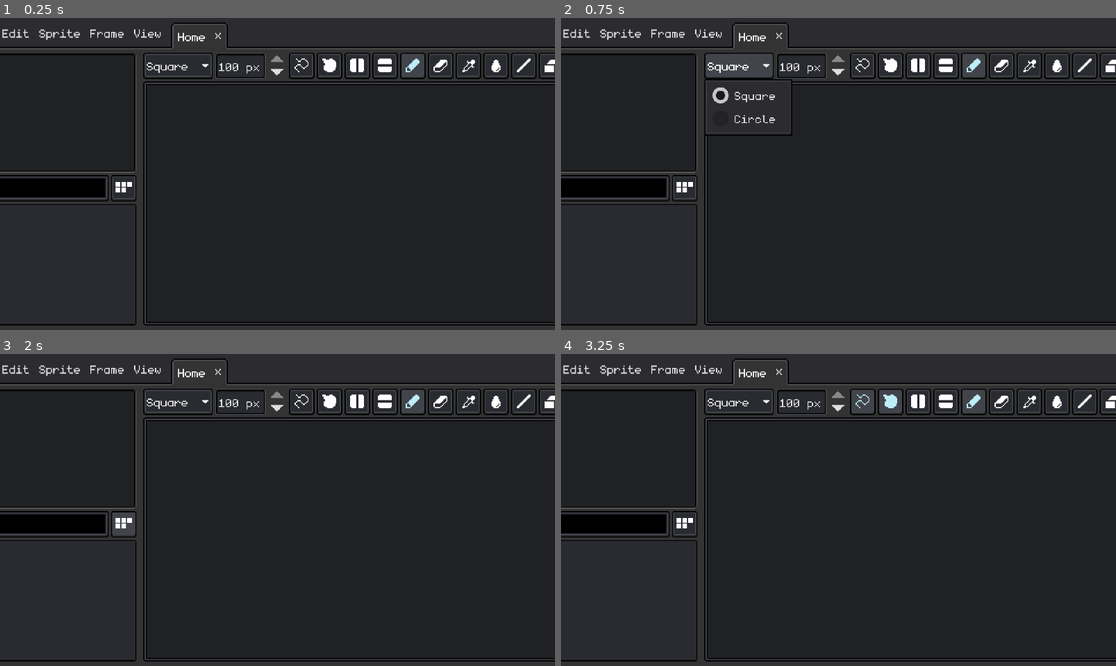
Above: before the commit, frames 1-4 (two rows, left to right).
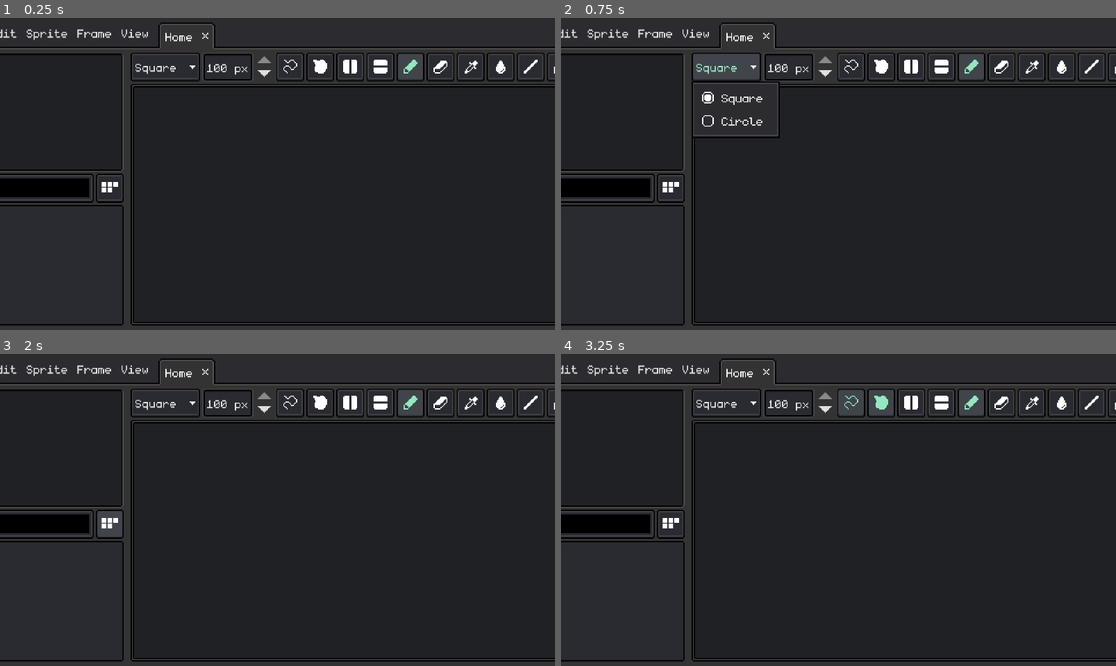
Above: after the commit, the same moments.

Repository: WirelessNine/Pixel-Sprite
Game: Godot game, scene res://scenes/main/main.tscn
Same seed, same stepped clock (60 frames per second), same inputs: the game is played once before the commit and once after it.
Inputs (mouse positions are in pixels of both pictures, inside the frame that each line leads up to; where the layout moved, square brackets give the same spot in the first picture):
- Up to frame 1 (0.25 s): no input
- Up to frame 2 (0.75 s): click "Square" at 0.5 s
- Up to frame 3 (2 s): click (111, 525) [122, 525] at 1.25 s
- Up to frame 4 (3.25 s): click (849, 403) [860, 400] at 2 s; click (882, 403) [888, 400] at 2.75 s

The runs differ from the first frame. In frame 1, 7.0% of the frame differs, in the area x 0-100%, y 1-99%; in frame 2, 7.5%; in frame 3, 7.0%; in frame 4, 7.0%.

Commit message:
Make small UI tweaks

Diff:
--- /dev/null
+++ b/classes/nodes/pixel_option_button.gd
@@ -0,0 +1,6 @@
+class_name PixelOptionButton
+extends OptionButton
+
+
+func _init() -> void:
+	get_popup().canvas_item_default_texture_filter = Viewport.DEFAULT_CANVAS_ITEM_TEXTURE_FILTER_NEAREST
--- /dev/null
+++ b/resources/visual/theme/atlases/radio_checked.tres
@@ -0,0 +1,7 @@
+[gd_resource type="AtlasTexture" format=3 uid="uid://bhxnx6x6wi5qq"]
+
+[ext_resource type="Texture2D" uid="uid://dw0302lcwkc0q" path="res://assets/spritesheets/theme.png" id="1_570ga"]
+
+[resource]
+atlas = ExtResource("1_570ga")
+region = Rect2(112, 112, 16, 16)
--- /dev/null
+++ b/resources/visual/theme/atlases/radio_unchecked.tres
@@ -0,0 +1,7 @@
+[gd_resource type="AtlasTexture" format=3 uid="uid://bx2oamqq3yqld"]
+
+[ext_resource type="Texture2D" uid="uid://dw0302lcwkc0q" path="res://assets/spritesheets/theme.png" id="1_4c3dc"]
+
+[resource]
+atlas = ExtResource("1_4c3dc")
+region = Rect2(96, 112, 16, 16)
--- /dev/null
+++ b/resources/visual/theme/styleboxes/button/default_hover.tres
@@ -0,0 +1,11 @@
+[gd_resource type="StyleBoxTexture" format=3 uid="uid://bljnkldxfbj40"]
+
+[ext_resource type="Texture2D" uid="uid://dw0302lcwkc0q" path="res://assets/spritesheets/theme.png" id="1_40cl4"]
+
+[resource]
+texture = ExtResource("1_40cl4")
+texture_margin_left = 4.0
+texture_margin_top = 4.0
+texture_margin_right = 4.0
+texture_margin_bottom = 5.0
+region_rect = Rect2(48, 0, 16, 16)
--- /dev/null
+++ b/resources/visual/theme/styleboxes/button/default_normal.tres
@@ -0,0 +1,11 @@
+[gd_resource type="StyleBoxTexture" format=3 uid="uid://b5lqiagpp7foy"]
+
+[ext_resource type="Texture2D" uid="uid://dw0302lcwkc0q" path="res://assets/spritesheets/theme.png" id="1_2h3vx"]
+
+[resource]
+texture = ExtResource("1_2h3vx")
+texture_margin_left = 4.0
+texture_margin_top = 4.0
+texture_margin_right = 4.0
+texture_margin_bottom = 5.0
+region_rect = Rect2(32, 0, 16, 16)
--- /dev/null
+++ b/resources/visual/theme/styleboxes/button/default_pressed.tres
@@ -0,0 +1,11 @@
+[gd_resource type="StyleBoxTexture" format=3 uid="uid://cdmytwboi2108"]
+
+[ext_resource type="Texture2D" uid="uid://dw0302lcwkc0q" path="res://assets/spritesheets/theme.png" id="1_bnyvv"]
+
+[resource]
+texture = ExtResource("1_bnyvv")
+texture_margin_left = 4.0
+texture_margin_top = 4.0
+texture_margin_right = 4.0
+texture_margin_bottom = 5.0
+region_rect = Rect2(48, 0, 16, 16)
--- a/resources/visual/theme/styleboxes/button/hover.tres
+++ /dev/null
@@ -1,11 +0,0 @@
-[gd_resource type="StyleBoxTexture" format=3 uid="uid://bljnkldxfbj40"]
-
-[ext_resource type="Texture2D" uid="uid://dw0302lcwkc0q" path="res://assets/spritesheets/theme.png" id="1_lmnut"]
-
-[resource]
-texture = ExtResource("1_lmnut")
-texture_margin_left = 3.0
-texture_margin_top = 3.0
-texture_margin_right = 3.0
-texture_margin_bottom = 4.0
-region_rect = Rect2(48, 0, 16, 16)
--- a/resources/visual/theme/styleboxes/button/normal.tres
+++ /dev/null
@@ -1,11 +0,0 @@
-[gd_resource type="StyleBoxTexture" format=3 uid="uid://b5lqiagpp7foy"]
-
-[ext_resource type="Texture2D" uid="uid://dw0302lcwkc0q" path="res://assets/spritesheets/theme.png" id="1_2a4tm"]
-
-[resource]
-texture = ExtResource("1_2a4tm")
-texture_margin_left = 3.0
-texture_margin_top = 3.0
-texture_margin_right = 3.0
-texture_margin_bottom = 4.0
-region_rect = Rect2(32, 0, 16, 16)
--- a/resources/visual/theme/styleboxes/button/pressed.tres
+++ /dev/null
@@ -1,11 +0,0 @@
-[gd_resource type="StyleBoxTexture" format=3 uid="uid://cdmytwboi2108"]
-
-[ext_resource type="Texture2D" uid="uid://dw0302lcwkc0q" path="res://assets/spritesheets/theme.png" id="1_3l65o"]
-
-[resource]
-texture = ExtResource("1_3l65o")
-texture_margin_left = 3.0
-texture_margin_top = 3.0
-texture_margin_right = 3.0
-texture_margin_bottom = 4.0
-region_rect = Rect2(48, 0, 16, 16)
--- a/resources/visual/theme/styleboxes/line_edit/normal.tres
+++ b/resources/visual/theme/styleboxes/line_edit/normal.tres
@@ -4,8 +4,8 @@
 
 [resource]
 texture = ExtResource("1_i4dif")
-texture_margin_left = 3.0
-texture_margin_top = 3.0
-texture_margin_right = 3.0
-texture_margin_bottom = 3.0
+texture_margin_left = 4.0
+texture_margin_top = 4.0
+texture_margin_right = 4.0
+texture_margin_bottom = 4.0
 region_rect = Rect2(96, 16, 16, 16)
--- a/resources/visual/theme/theme.tres
+++ b/resources/visual/theme/theme.tres
@@ -3,14 +3,14 @@
 [ext_resource type="StyleBox" uid="uid://dmkq0ralyjapl" path="res://resources/visual/theme/styleboxes/button/color_normal.tres" id="1_7p8p5"]
 [ext_resource type="StyleBox" uid="uid://3d2hhqk8fg5q" path="res://resources/visual/theme/styleboxes/button/focus.tres" id="1_fnphd"]
 [ext_resource type="StyleBox" uid="uid://dlyv26unl1454" path="res://resources/visual/theme/styleboxes/button/empty.tres" id="1_t74le"]
-[ext_resource type="StyleBox" uid="uid://bljnkldxfbj40" path="res://resources/visual/theme/styleboxes/button/hover.tres" id="1_ualjv"]
+[ext_resource type="StyleBox" uid="uid://bljnkldxfbj40" path="res://resources/visual/theme/styleboxes/button/default_hover.tres" id="2_5gs36"]
 [ext_resource type="StyleBox" uid="uid://bypo2e7k2i0uc" path="res://resources/visual/theme/styleboxes/panel/background.tres" id="2_7bn12"]
-[ext_resource type="StyleBox" uid="uid://b5lqiagpp7foy" path="res://resources/visual/theme/styleboxes/button/normal.tres" id="2_7p8p5"]
 [ext_resource type="StyleBox" uid="uid://dbyir067cruxq" path="res://resources/visual/theme/styleboxes/button/color_pressed.tres" id="2_t74le"]
 [ext_resource type="StyleBox" uid="uid://cf7ptgipoiidm" path="res://resources/visual/theme/styleboxes/panel/foreground.tres" id="3_7bn12"]
 [ext_resource type="StyleBox" uid="uid://dwckkqd8xqeb3" path="res://resources/visual/theme/styleboxes/button/flat_pressed.tres" id="3_8pfkj"]
-[ext_resource type="StyleBox" uid="uid://cdmytwboi2108" path="res://resources/visual/theme/styleboxes/button/pressed.tres" id="3_t74le"]
+[ext_resource type="StyleBox" uid="uid://cdmytwboi2108" path="res://resources/visual/theme/styleboxes/button/default_pressed.tres" id="3_uk5rh"]
 [ext_resource type="StyleBox" uid="uid://bmp606rbvbbn7" path="res://resources/visual/theme/styleboxes/panel/inset.tres" id="4_2fqcs"]
+[ext_resource type="StyleBox" uid="uid://b5lqiagpp7foy" path="res://resources/visual/theme/styleboxes/button/default_normal.tres" id="4_b1wjm"]
 [ext_resource type="Texture2D" uid="uid://c5egc5i6ucd6w" path="res://resources/visual/theme/atlases/grabber.tres" id="4_gfnlg"]
 [ext_resource type="Texture2D" uid="uid://vr0eyn1npuhu" path="res://resources/visual/theme/atlases/box_checked.tres" id="5_5gs36"]
 [ext_resource type="StyleBox" uid="uid://c0qfl5y5auslq" path="res://resources/visual/theme/styleboxes/panel/section.tres" id="5_fsea4"]
@@ -24,20 +24,24 @@
 [ext_resource type="StyleBox" uid="uid://rmdpejrxe3uy" path="res://resources/visual/theme/styleboxes/button/tab_normal.tres" id="8_fbrr7"]
 [ext_resource type="Texture2D" uid="uid://ddf8v30ma8mjb" path="res://resources/visual/theme/atlases/close.tres" id="8_wr31a"]
 [ext_resource type="StyleBox" uid="uid://dnfw5hce3pxb4" path="res://resources/visual/theme/styleboxes/button/tab_pressed.tres" id="9_wr31a"]
+[ext_resource type="Texture2D" uid="uid://bhxnx6x6wi5qq" path="res://resources/visual/theme/atlases/radio_checked.tres" id="12_b1wjm"]
 [ext_resource type="Texture2D" uid="uid://ht8xcavwai5p" path="res://resources/visual/theme/atlases/spin_down.tres" id="12_v4mmg"]
+[ext_resource type="Texture2D" uid="uid://bx2oamqq3yqld" path="res://resources/visual/theme/atlases/radio_unchecked.tres" id="13_nkwpq"]
 [ext_resource type="Texture2D" uid="uid://3nhotvjlewpn" path="res://resources/visual/theme/atlases/spin_up.tres" id="13_v4mmg"]
 [ext_resource type="StyleBox" uid="uid://dfs4vf0m1qh2x" path="res://resources/visual/theme/styleboxes/panel/group.tres" id="18_adc10"]
 [ext_resource type="StyleBox" uid="uid://tdhs1cb1ckq2" path="res://resources/visual/theme/styleboxes/separator/v_separator.tres" id="18_g0vgt"]
 
 [resource]
 default_font = ExtResource("5_qvm3q")
-Button/colors/icon_hover_pressed_color = Color(0.7411765, 0.93333334, 0.96862745, 1)
-Button/colors/icon_pressed_color = Color(0.7411765, 0.93333334, 0.96862745, 1)
+Button/colors/font_hover_pressed_color = Color(0.57254905, 0.9098039, 0.7529412, 1)
+Button/colors/font_pressed_color = Color(0.57254905, 0.9098039, 0.7529412, 1)
+Button/colors/icon_hover_pressed_color = Color(0.57254905, 0.9098039, 0.7529412, 1)
+Button/colors/icon_pressed_color = Color(0.57254905, 0.9098039, 0.7529412, 1)
 Button/styles/focus = ExtResource("1_fnphd")
-Button/styles/hover = ExtResource("1_ualjv")
-Button/styles/hover_pressed = ExtResource("3_t74le")
-Button/styles/normal = ExtResource("2_7p8p5")
-Button/styles/pressed = ExtResource("3_t74le")
+Button/styles/hover = ExtResource("2_5gs36")
+Button/styles/hover_pressed = ExtResource("3_uk5rh")
+Button/styles/normal = ExtResource("4_b1wjm")
+Button/styles/pressed = ExtResource("3_uk5rh")
 CheckBox/icons/checked = ExtResource("5_5gs36")
 CheckBox/icons/unchecked = ExtResource("6_uk5rh")
 HSplitContainer/constants/separation = 4
@@ -50,7 +54,11 @@
 MenuBar/styles/normal = ExtResource("1_t74le")
 MenuBar/styles/pressed = ExtResource("3_8pfkj")
 OptionButton/icons/arrow = ExtResource("7_7l0tg")
+PopupMenu/icons/checked = ExtResource("5_5gs36")
+PopupMenu/icons/radio_checked = ExtResource("12_b1wjm")
+PopupMenu/icons/radio_unchecked = ExtResource("13_nkwpq")
 PopupMenu/icons/submenu = ExtResource("6_qfmn5")
+PopupMenu/icons/unchecked = ExtResource("6_uk5rh")
 PopupMenu/styles/hover = ExtResource("3_8pfkj")
 PopupMenu/styles/labeled_separator_left = ExtResource("6_wr31a")
 PopupMenu/styles/labeled_separator_right = ExtResource("6_wr31a")
--- a/scenes/main/drawing_editor.tscn
+++ b/scenes/main/drawing_editor.tscn
@@ -4,6 +4,7 @@
 [ext_resource type="ButtonGroup" uid="uid://br4lgyxmdkspf" path="res://resources/engine/button_groups/tools.tres" id="1_k8h6b"]
 [ext_resource type="Texture2D" uid="uid://bnehwsao2tk01" path="res://resources/visual/icons/palletes.tres" id="1_tkv7h"]
 [ext_resource type="Texture2D" uid="uid://bys1p4ic0yji8" path="res://resources/visual/icons/pixel_perfect.tres" id="2_agl5e"]
+[ext_resource type="Script" uid="uid://ct4rfr3koty3v" path="res://classes/nodes/pixel_option_button.gd" id="2_anbg2"]
 [ext_resource type="Texture2D" uid="uid://cgqils3172v31" path="res://resources/visual/icons/mirror_h.tres" id="2_jo6rw"]
 [ext_resource type="Texture2D" uid="uid://stca172u07gy" path="res://resources/visual/icons/erase.tres" id="2_k8h6b"]
 [ext_resource type="Texture2D" uid="uid://dyb5has4k3diy" path="res://resources/visual/icons/mirror_v.tres" id="3_03ugf"]
@@ -69,7 +70,7 @@
 layout_mode = 2
 theme_type_variation = &"h_box_small"
 
-[node name="BrushType" type="OptionButton" parent="VBoxContainer2/ToolBarHBox/BrushOptions" unique_id=613506640]
+[node name="BrushType" type="OptionButton" parent="VBoxContainer2/ToolBarHBox/BrushOptions" unique_id=1935361553]
 custom_maximum_size = Vector2(60, -1)
 layout_mode = 2
 selected = 0
@@ -78,10 +79,13 @@
 popup/item_0/id = 0
 popup/item_1/text = "Circle"
 popup/item_1/id = 1
+script = ExtResource("2_anbg2")
+metadata/_custom_type_script = "uid://ct4rfr3koty3v"
 
 [node name="LineEdit" type="SpinBox" parent="VBoxContainer2/ToolBarHBox/BrushOptions" unique_id=1078391711]
 custom_minimum_size = Vector2(62, 0)
 layout_mode = 2
+focus_mode = 2
 min_value = 1.0
 value = 100.0
 suffix = "px"
Binary file changed: assets/spritesheets/theme.png
Not shown, added: classes/nodes/pixel_option_button.gd.uid
Not shown, changed: kanban_tasks_data.kanban
